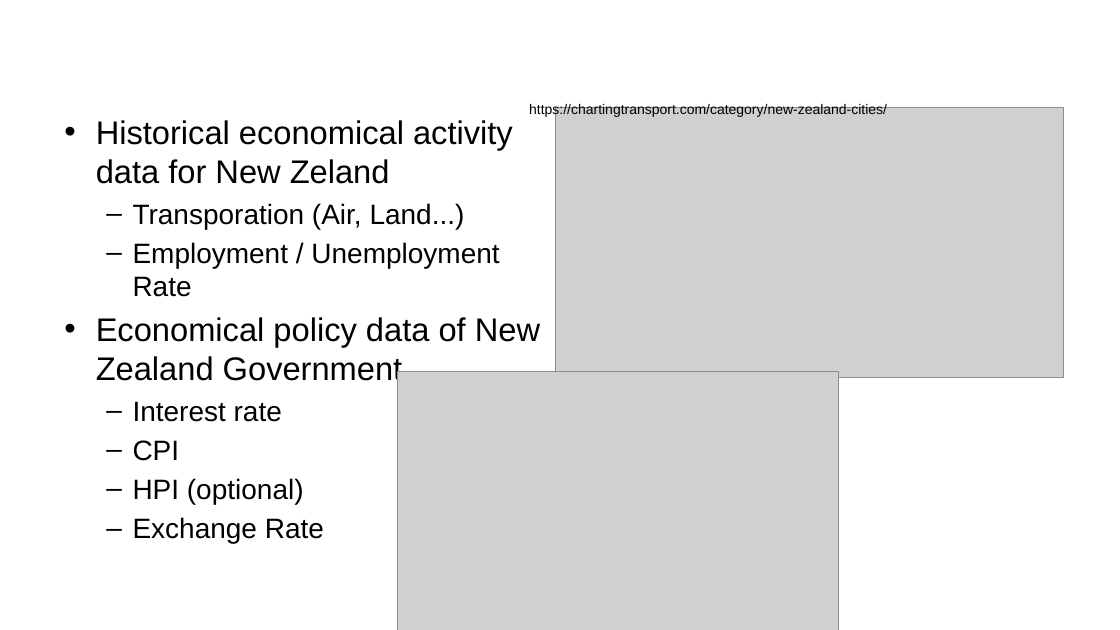
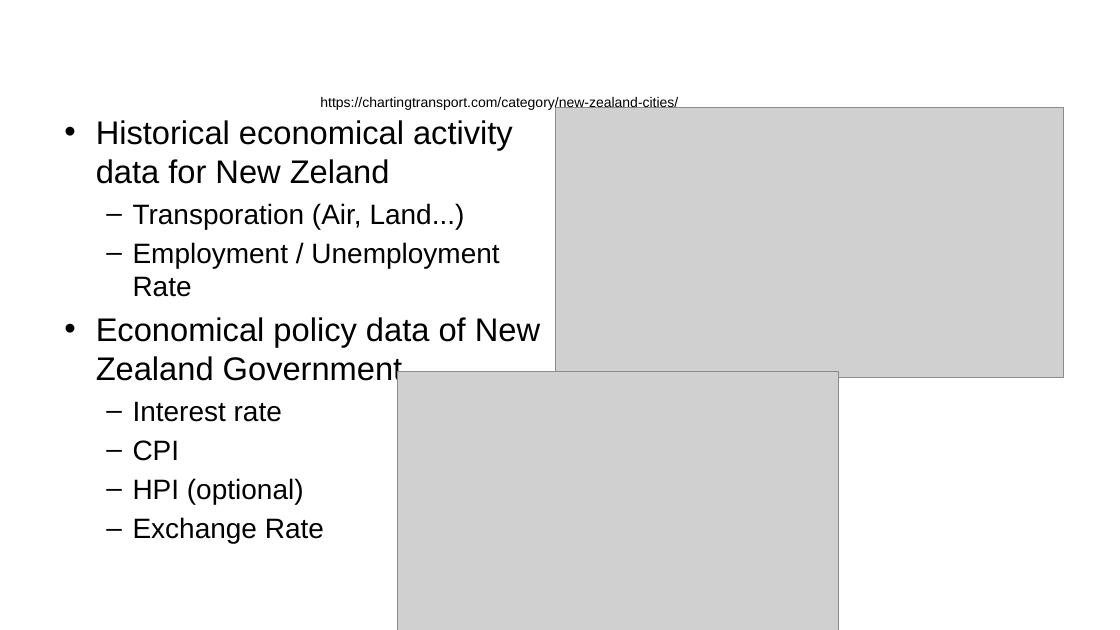
Before and after one commit to ansrali/data422-group-project, a slide deck: slide 4 of Group Project Presentation.pptx. Drawn at 1120x630 pixels with LibreOffice and Linux fonts; fonts in the diff are those of the drawing; grey boxes stand for pictures; background and template pictures are left out. Boxes give left, top, right and bottom in pixels: in the first picture for what was removed or moved away, otherwise in the second. Text is boxed around its words. In the diff, an @@ line names an element or a change of style, - is before the commit and + after.

```diff
--- a/Group Project Presentation.pptx
+++ b/Group Project Presentation.pptx
@@ text "https://chartingtransport.com/category/new-zealand-cities/": place and size @@
-text "https://chartingtransport.com/category/new-zealand-cities/" at [529, 103, 887, 118]
+text "https://chartingtransport.com/category/new-zealand-cities/" at [320, 97, 678, 111]
```
Also in this commit, not shown: 5 other slides changed, 4 slides added, 3 slides removed.
